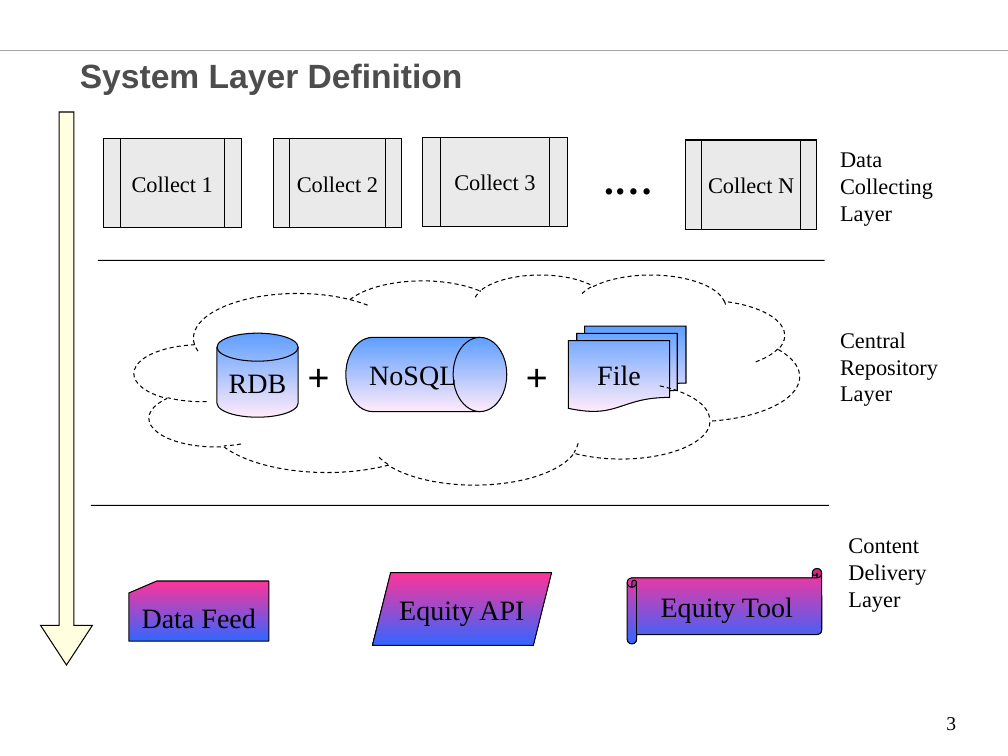
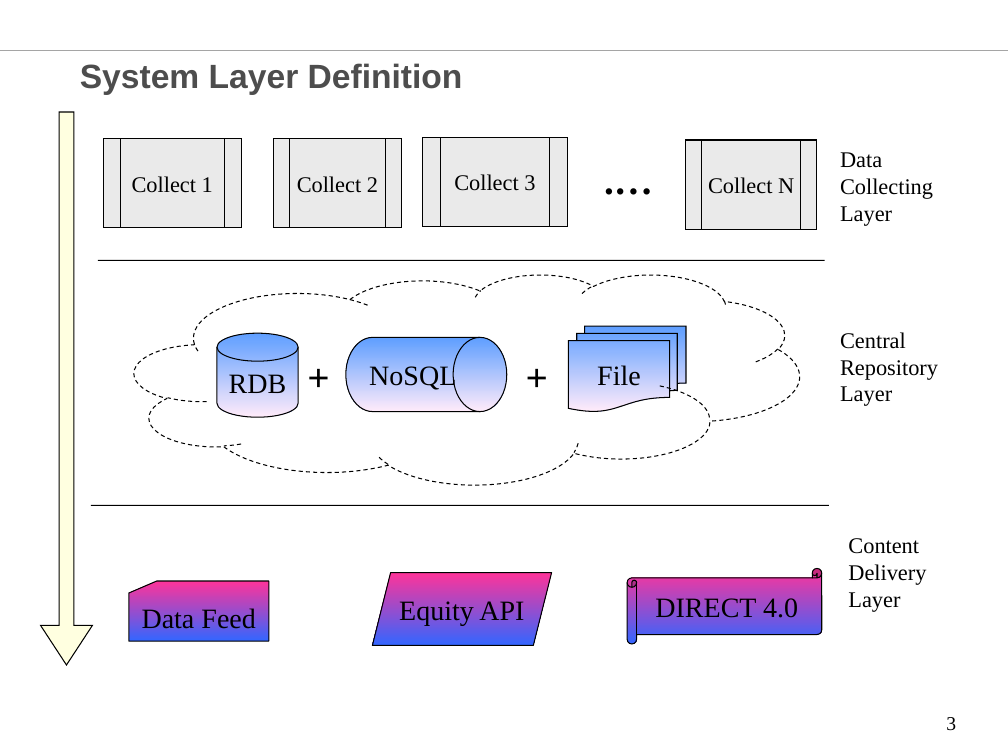
Before and after one commit to chenglx/myenv, a slide deck: slide 3 of Equity Data Technology Vision.ppt. Drawn at 1008x756 pixels with LibreOffice and Linux fonts; fonts in the diff are those of the drawing; background and template pictures are left out. Boxes give left, top, right and bottom in pixels: in the first picture for what was removed or moved away, otherwise in the second. Text is boxed around its words. In the diff, an @@ line names an element or a change of style, - is before the commit and + after.

```diff
--- a/Equity Data Technology Vision.ppt
+++ b/Equity Data Technology Vision.ppt
@@ text in horizontal scroll at (655,595,798,618): text changed @@
-Equity Tool
+DIRECT 4.0
```
Also in this commit, not shown: 1 other slide changed, 5 slides added.
